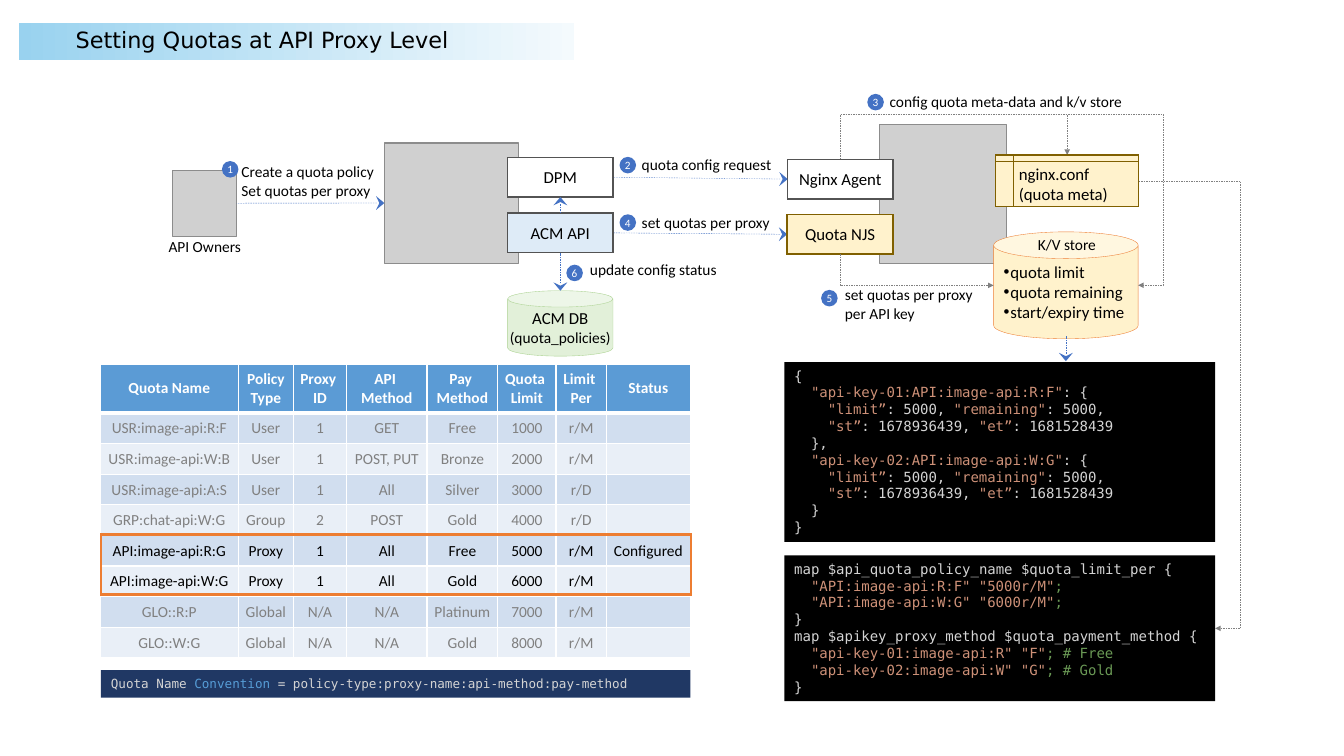
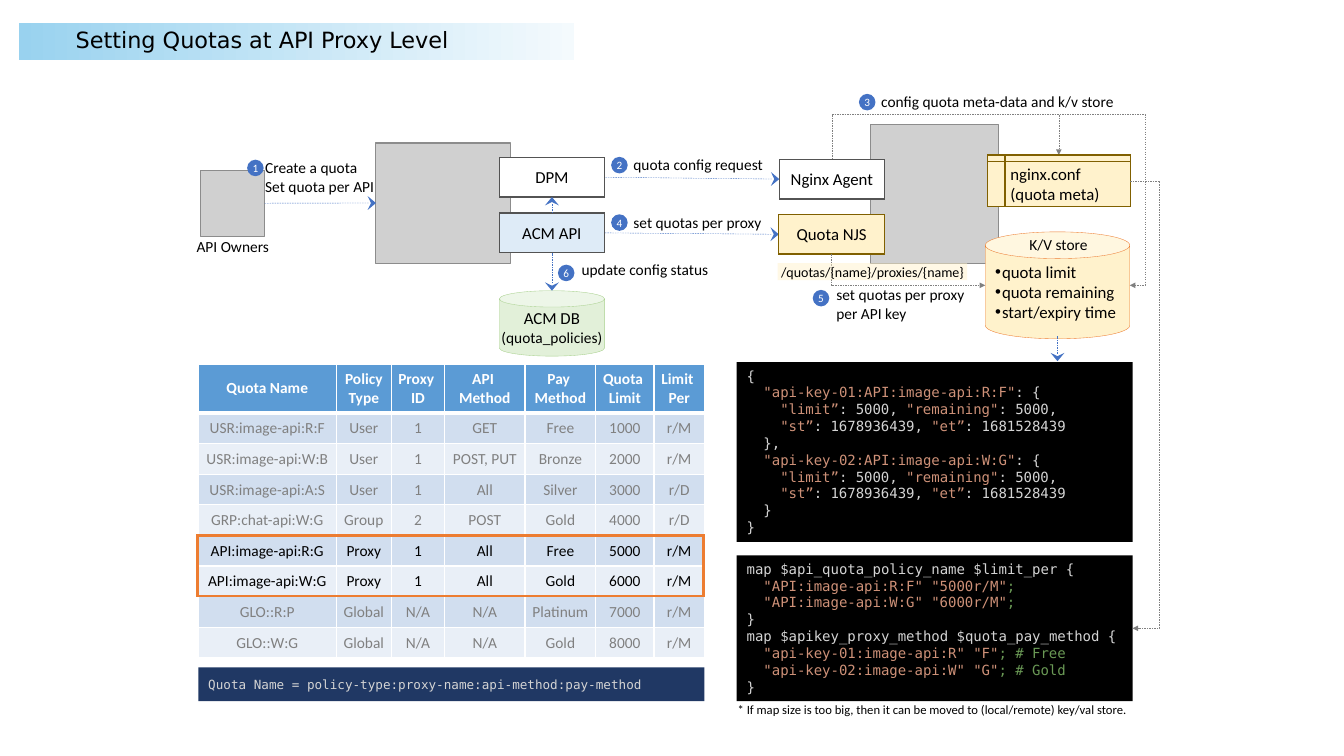
Before and after one commit to nginx-quotas/nginx-api-quotas, a slide deck: slide 2 of docs/nginx-quota-limit.pptx. Drawn at 1344x756 pixels with LibreOffice and Linux fonts; fonts in the diff are those of the drawing; grey boxes stand for pictures; background and template pictures are left out. Boxes give left, top, right and bottom in pixels: in the first picture for what was removed or moved away, otherwise in the second. Text is boxed around its words. In the diff, an @@ line names an element or a change of style, - is before the commit and + after.

```diff
--- a/docs/nginx-quota-limit.pptx
+++ b/docs/nginx-quota-limit.pptx
@@ elbow arrow moved from (841, 159) - (1138, 285) to (832, 159) - (1130, 285) @@
@@ picture: place and size @@
-picture at box(172, 170, 237, 236)
+picture at box(201, 170, 265, 236)
@@ ellipse "1": place and size @@
-ellipse "1" at box(223, 162, 238, 177)
+ellipse "1" at box(248, 160, 263, 175)
@@ text at box(265, 163, 374, 195): text changed @@
-Create a quota policy
-Set quotas per proxy
+Create a quota
+Set quota per API
@@ arrow moved from (384, 203) - (237, 204) to (376, 203) - (265, 204) @@
@@ elbow arrow moved from (1139, 180) - (1216, 628) to (1130, 180) - (1133, 628) @@
@@ text "API Owners": place and size @@
-text "API Owners" at box(169, 242, 241, 252)
+text "API Owners" at box(197, 242, 269, 252)
@@ rectangle added at box(777, 263, 967, 280), fill #FFF2CC at 50% opacity, 10 pt, text #000000 @@
+/quotas/{name}/proxies/{name}
@@ 7 texts, 5 ellipses, 5 arrows, 4 rectangles, 2 pictures, 2 cylinders, 2 elbow arrows, 1 flow chart internal storage: place and size @@
-7 texts, 5 ellipses, 5 arrows, 4 rectangles, 2 pictures, 2 cylinders, 2 elbow arrows, 1 flow chart internal storage at box(384, 95, 1139, 361)
+7 texts, 5 ellipses, 5 arrows, 4 rectangles, 2 pictures, 2 cylinders, 2 elbow arrows, 1 flow chart internal storage at box(376, 95, 1130, 361)
@@ table at box(199, 364, 706, 657) @@
-column 8: Status |  |  |  |  | Configured |  |  | 
@@ table: place and size @@
-table at box(101, 364, 692, 657)
+table at box(199, 364, 706, 657)
@@ rectangle "{": place and size @@
-rectangle "{" at box(784, 362, 1215, 541)
+rectangle "{" at box(737, 362, 1133, 541)
@@ rectangle: place and size @@
-rectangle at box(101, 534, 691, 595)
+rectangle at box(198, 535, 704, 596)
@@ rectangle "map $api_quota_policy_name $limit_per {": place and size @@
-rectangle "map $api_quota_policy_name $limit_per {" at box(784, 556, 1215, 702)
+rectangle "map $api_quota_policy_name $limit_per {" at box(737, 556, 1133, 702)
@@ text in rectangle at box(747, 563, 1057, 577): text changed @@
-map $api_quota_policy_name $quota_limit_per {
+map $api_quota_policy_name $limit_per {
@@ text in rectangle at box(747, 630, 1100, 645): text changed @@
-map $apikey_proxy_method $quota_payment_method {
+map $apikey_proxy_method $quota_pay_method {
@@ rectangle "Quota Name = policy-type:proxy-name:api-method:pay-method": place and size @@
-rectangle "Quota Name = policy-type:proxy-name:api-method:pay-method" at box(101, 670, 691, 698)
+rectangle "Quota Name = policy-type:proxy-name:api-method:pay-method" at box(199, 667, 705, 702)
@@ rectangle "Quota Name = policy-type:proxy-name:api-method:pay-method" at box(199, 667, 705, 702): vertical alignment top to middle @@
@@ text in rectangle at box(208, 679, 641, 692): text changed @@
-Quota Name Convention = policy-type:proxy-name:api-method:pay-method
+Quota Name = policy-type:proxy-name:api-method:pay-method
@@ text added at box(747, 705, 1126, 716), 9 pt, text #000000 @@
+* If map size is too big, then it can be moved to (local/remote) key/val store.
```
Also in this commit, not shown: 1 other file.
